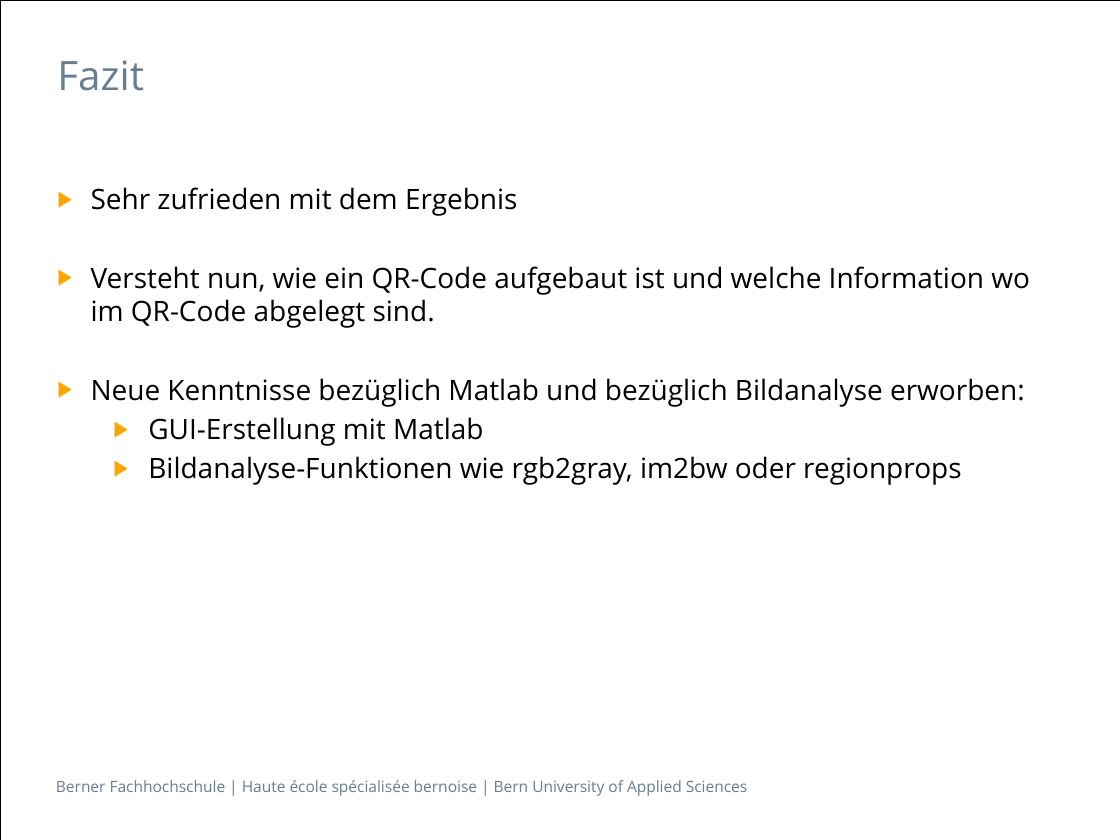
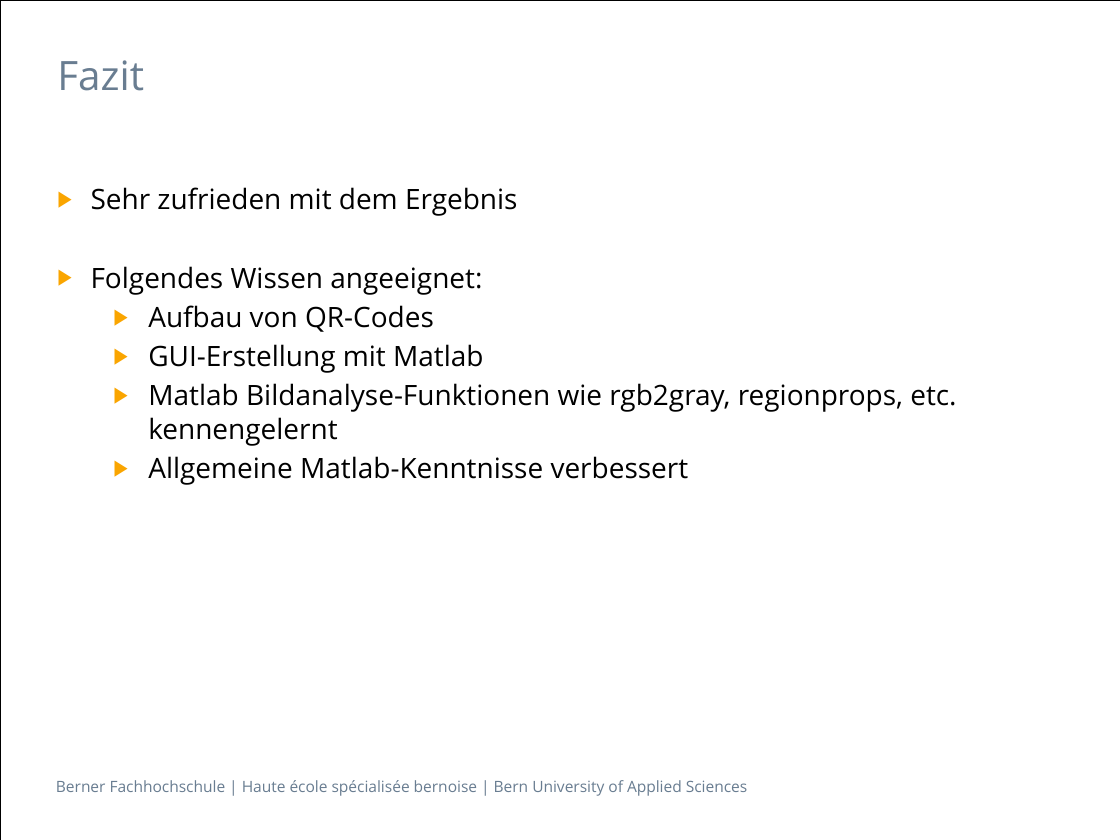
Before and after one commit to joe1990/MatlabQrCodeReader, a slide deck: slide 5 of dokumentation/qrcode-reader-presentation-holzer.pptx. Drawn at 1120x840 pixels with LibreOffice and Linux fonts; fonts in the diff are those of the drawing. Boxes give left, top, right and bottom in pixels: in the first picture for what was removed or moved away, otherwise in the second. Text is boxed around its words. In the diff, an @@ line names an element or a change of style, - is before the commit and + after.

```diff
--- a/dokumentation/qrcode-reader-presentation-holzer.pptx
+++ b/dokumentation/qrcode-reader-presentation-holzer.pptx
@@ text at [91,266,482,332]: text changed @@
-▶ Versteht nun, wie ein QR-Code aufgebaut ist und welche Information wo im QR-Code abgelegt sind.
-▶ Neue Kenntnisse bezüglich Matlab und bezüglich Bildanalyse erworben:
+▶ Folgendes Wissen angeeignet:
+  ▶ Aufbau von QR-Codes
@@ text at [148,383,956,485]: text changed @@
-  ▶ Bildanalyse-Funktionen wie rgb2gray, im2bw oder regionprops
+  ▶ Matlab Bildanalyse-Funktionen wie rgb2gray, regionprops, etc. kennengelernt
+  ▶ Allgemeine Matlab-Kenntnisse verbessert
```
Also in this commit, not shown: 2 other slides changed, 1 slide added, 1 slide removed, 54 other files.
